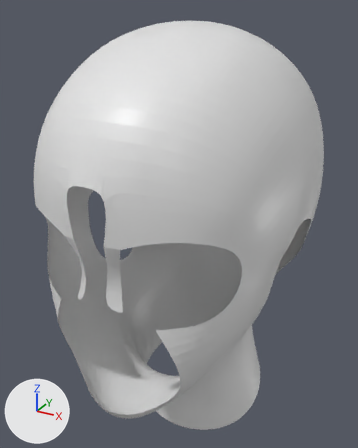
One commit to the Blender file Modelo cabeza-CARA.blend: the scene before it, then after it.
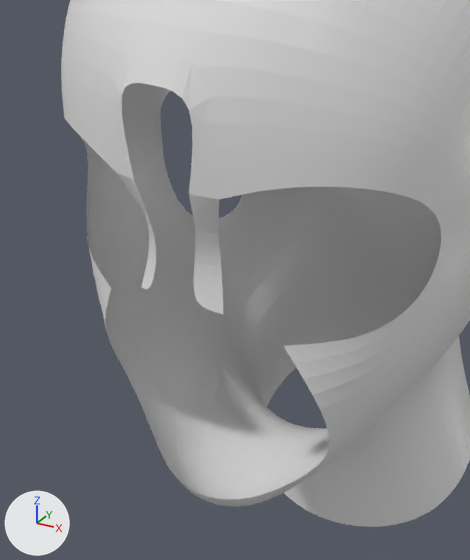
There are two pictures of each version: one whole from a 50 mm camera at (1.53, -2.98, 3.98) aimed at (-0.08, -0.05, 2.52), one close up on the part from 0% to 72% of the width and 31% to 100% of the height. Every picture has the same lights, and +X, +Y and +Z are marked at lower left.

The first close-up shows 'Cabeza'.
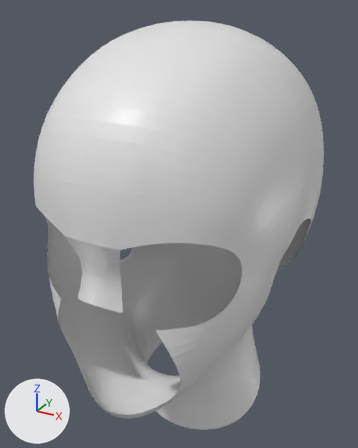
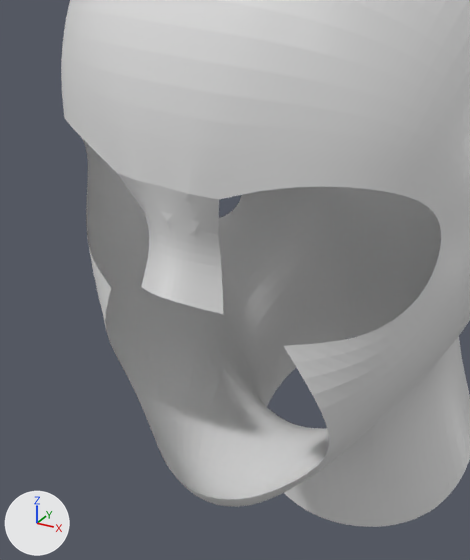
What differs and where, as boxes (x1, y1, x2, y2) in the close-ups (470 x 560 px):
part 1 of me_cube, added
    after: (120, 75, 201, 306)

What the commit changed:
me_cube has 174 vertices, 141 faces, 1 loose edge and spans x 0.0..0.85, y -1.18..1.03, z 0.79..3.92.
me_cube is used by ob_cabeza; location (0.0, 0.0, 0.0).
Verts and faces of me_cube; kept vertices keep their numbers, new ones are numbered from 174.
Before the commit, vertices of me_cube: 154 (0.15, -1.16, 3.16), 155 (0.0, -1.18, 3.16), 170 (0.07, -1.17, 2.47), 171 (0.07, -1.12, 2.61), 172 (0.09, -1.14, 2.72).
Before the commit, vertices of me_cube: 173 (0.1, -1.17, 2.85).
Part 1, on me_cube:
New vertex 174 is at (0.0, -1.2, 2.5).
New vertex 175 is at (0.0, -1.14, 2.61).
New vertex 176 is at (0.0, -1.16, 2.74).
New vertex 177 is at (0.0, -1.17, 2.86).
New faces: (170, 174, 175, 171), (171, 175, 176, 172), (172, 173, 177, 176), (154, 173, 177, 155).
